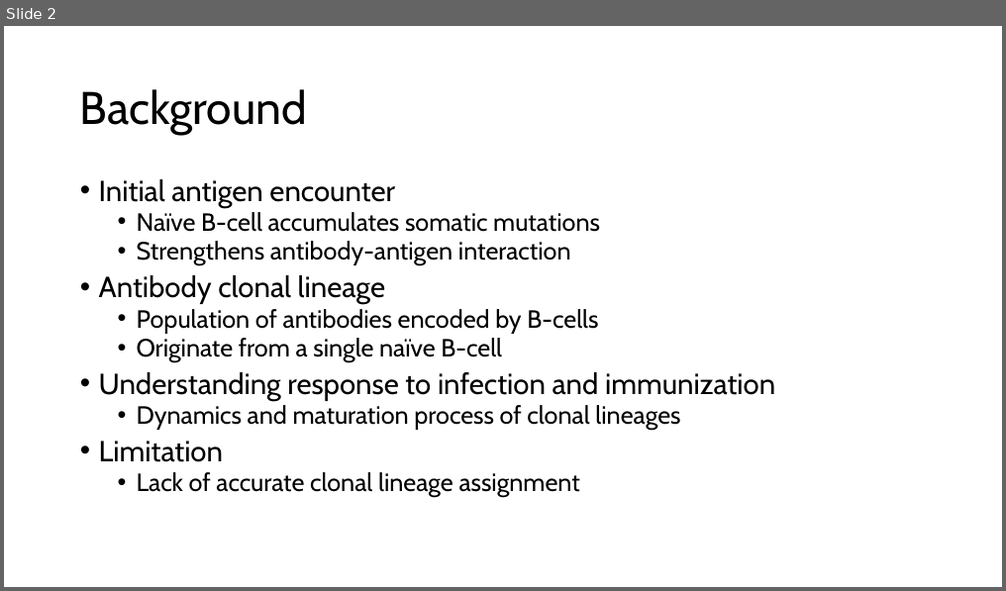
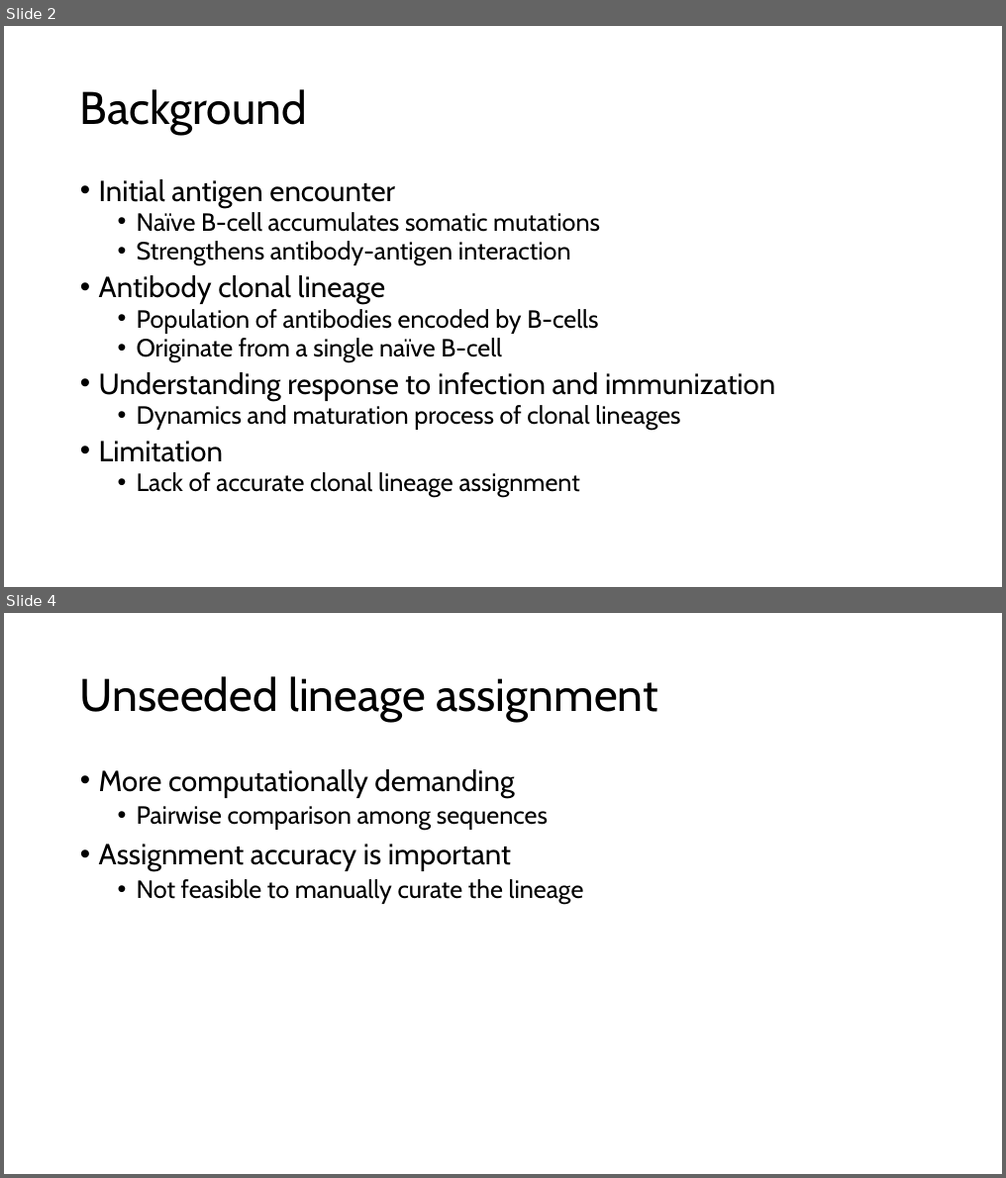
Before and after one commit to irtesampsu/bucket-clonify, a slide deck: bucket-clonify.pptx. Shown one above the other, each under a label of ours: slide 2 before the commit, slides 2 and 4 after it; the slides between them are not shown. The pictures are 1006x591 and 1006x1178 pixels, drawn with LibreOffice and Linux fonts; fonts in the diff are those of the drawing. Boxes give left, top, right and bottom in pixels: in the first picture for what was removed or moved away, otherwise in the second. Text is boxed around its words. In the diff, an @@ line names an element or a change of style, - is before the commit and + after.

```diff
--- a/bucket-clonify.pptx
+++ b/bucket-clonify.pptx
@@ slide 4 added at box(4, 613, 1002, 1174), background #FFFFFF @@
@@ title added at box(80, 676, 658, 722), 44 pt, text #000000 @@
+Unseeded lineage assignment
@@ text added at box(99, 769, 584, 904), 24 pt, text #000000 @@
+• More computationally demanding
+  • Pairwise comparison among sequences
+• Assignment accuracy is important
+  • Not feasible to manually curate the lineage
```
Also in this commit, not shown: 1 slide changed.
